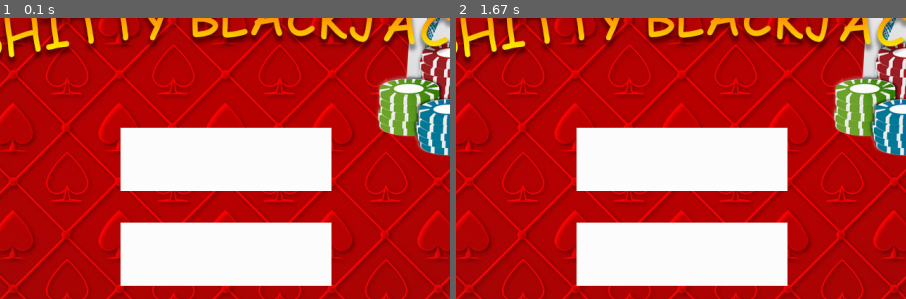
Above: before the commit, frames 1-2 (left to right).
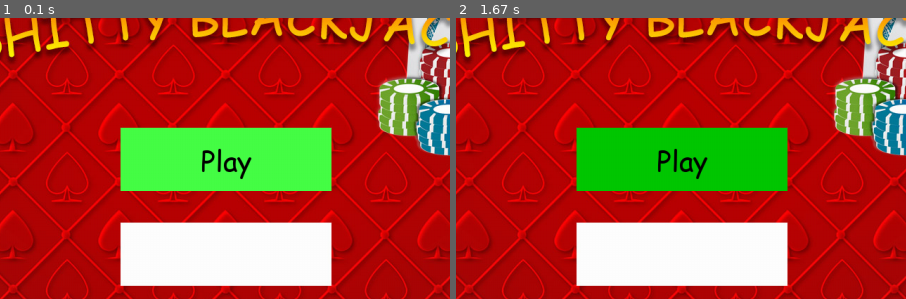
Above: after the commit, the same moments.

Repository: naff1x/shitty-blackjack
Game: pygame game, started from menu.py
Two runs of this game, one before a commit and one after it. Both use one fixed random seed, a clock stepped at 60 frames per second and the inputs below.
Inputs (mouse positions are % of the whole screen's width and height, from its top left):
- Up to frame 1 (0.1 s): no input
- Up to frame 2 (1.67 s): click (50, 44) at 0.38 s; click (46, 54) at 0.72 s; click (50, 44) at 1.6 s
The pictures show only the part of the screen within x 25-75%, y 19-69%; the shares and areas given below are measured in that part.

The runs differ from the first frame. In frame 1, 11% of the frame differs, in the area x 26-74%, y 38-62%; in frame 2, 11%.

Commit message:
Added new imports and first button (button has no function yet).

Diff:
--- a/menu.py
+++ b/menu.py
@@ -1,6 +1,9 @@
 # -*- coding: utf-8 -*-
 import sys
 import os
+import button_template
+from shitty_colors import *
+
 try:
     import pygame
     import pygame_textinput
@@ -53,6 +56,10 @@
         pygame.mixer_music.set_volume(0.75)
         pygame.mixer_music.play(-1)
 
+        # Fonts
+        pygame.font.init()
+        comic_sans = pygame.font.Font("fonts/Comic Sans MS.ttf", 40)
+
         menu_active = True
         music_playing = True
 
@@ -69,6 +76,9 @@
                             pygame.mixer_music.unpause()
                             music_playing = True
 
+            button_template.Button(menu_background, comic_sans, "Play", 490, 310, 300, 90,
+            Colors.bright_green, Colors.green)
+
             # Update 'menuBackground' on the main screen
             screen.blit(menu_background, (0, 0))
             pygame.display.update()
